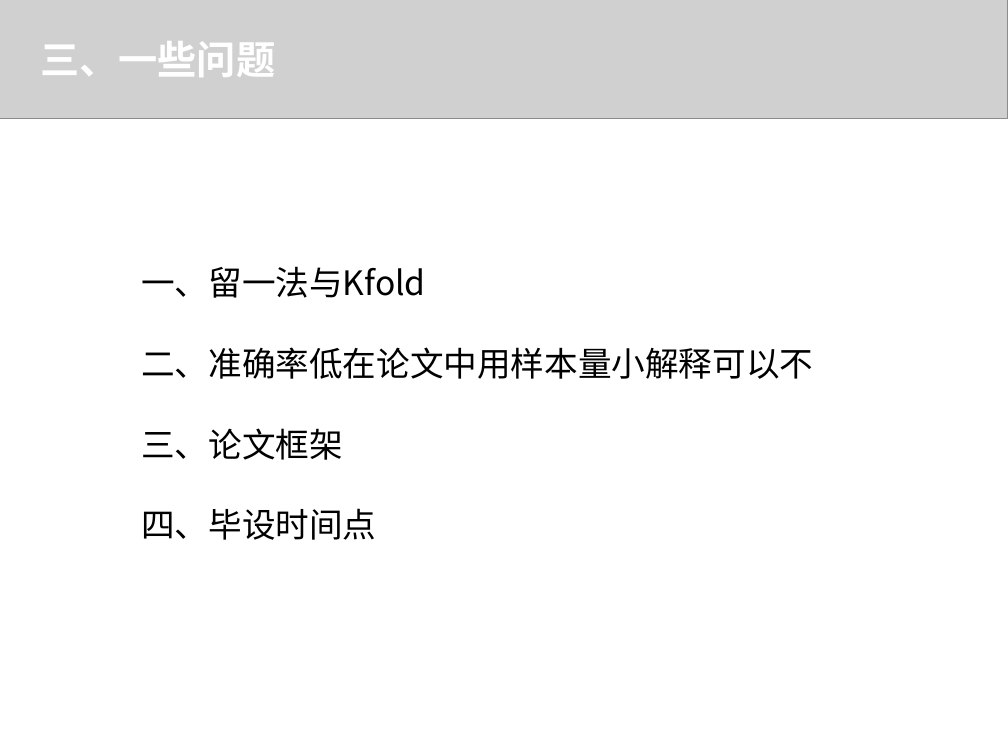
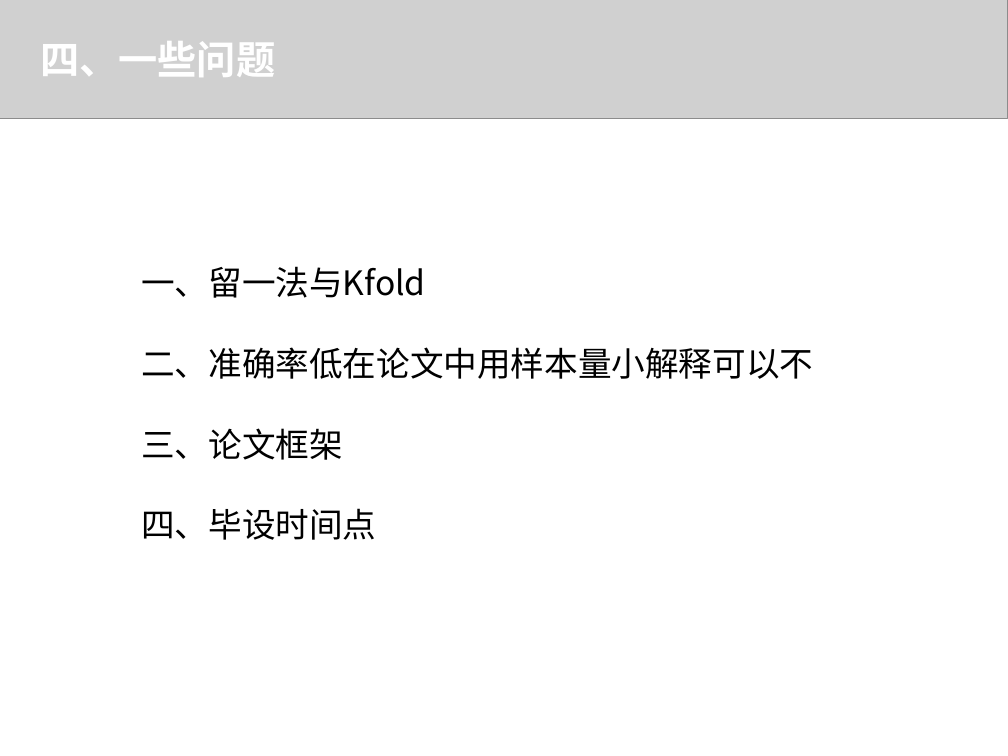
Before and after one commit to WJ-Lai/Code-of-Graduation-Design, a slide deck: slide 31 of 汇报_20180412_赖伟鉴.pptx. Drawn at 1008x756 pixels with LibreOffice and Linux fonts; fonts in the diff are those of the drawing; grey boxes stand for pictures. Boxes give left, top, right and bottom in pixels: in the first picture for what was removed or moved away, otherwise in the second. Text is boxed around its words. In the diff, an @@ line names an element or a change of style, - is before the commit and + after.

```diff
--- a/汇报_20180412_赖伟鉴.pptx
+++ b/汇报_20180412_赖伟鉴.pptx
@@ text at (x1=40, y1=41, x2=275, y2=77): text changed @@
-三、一些问题
+四、一些问题
```
Also in this commit, not shown: 6 other slides changed, 18 other files.
